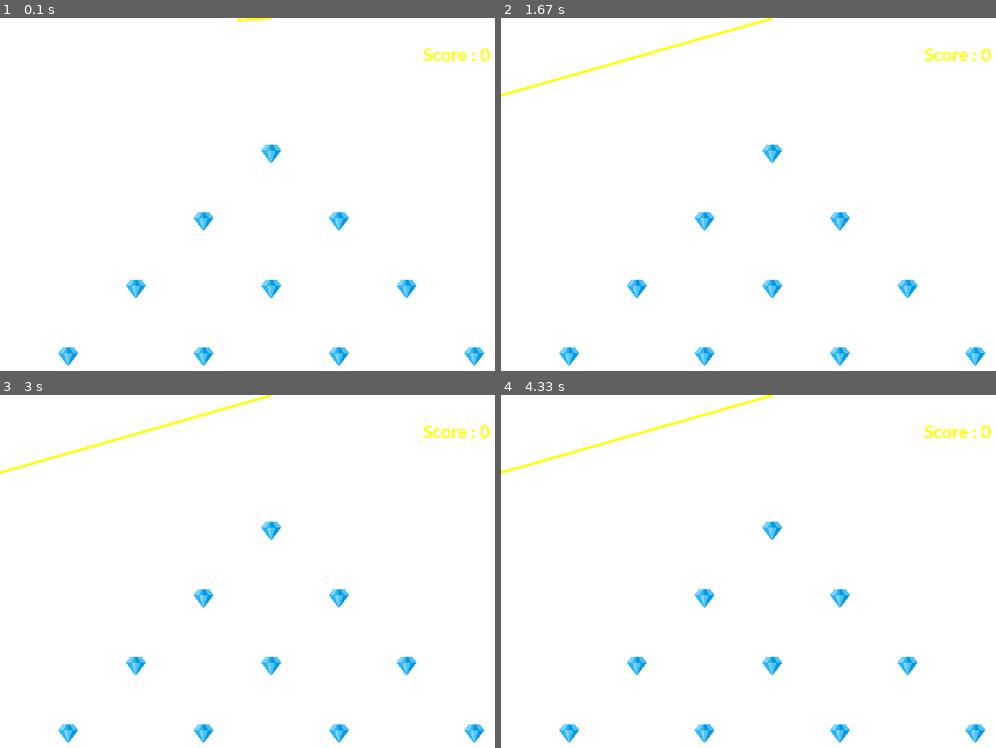
Above: before the commit, frames 1-4 (two rows, left to right).
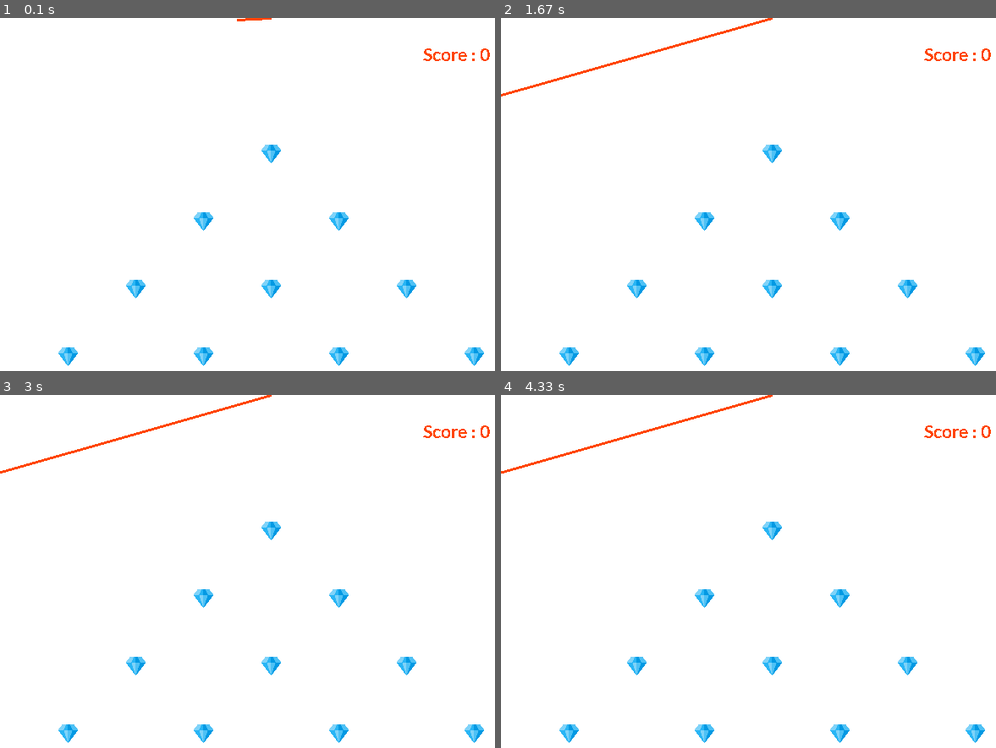
Above: after the commit, the same moments.

Repository: dttvn0010/python_tutorial
Game: pygame game, started from pygame/diamond_rush.py
Two runs of this game, one before a commit and one after it. Both use one fixed random seed, a clock stepped at 60 frames per second and the inputs below.
Inputs:
- Up to frame 1 (0.1 s): no input
- Up to frame 2 (1.67 s): hold Down 0.33-0.8 s; hold Down 0.83-1.2 s; hold Down 1.23-1.53 s
- Up to frame 3 (3 s): hold Down 2.3-2.67 s; hold Down from 2.7 s (still down)
- Up to frame 4 (4.33 s): release Down at 3 s; hold Down 3.03-3.4 s; hold Down 3.43-3.73 s; hold Down 3.77-4.13 s; hold Down from 4.17 s (still down)

The runs differ from the first frame. In frame 1, 0.2% of the frame differs, in the area x 47-99%, y 0-13%; in frame 2, 0.6%, in the area x 0-99%, y 0-23%; in frame 3, 0.6%; in frame 4, 0.6%.

Commit message:
Refractor

Diff:
--- a/pygame/diamond_rush.py
+++ b/pygame/diamond_rush.py
@@ -1,7 +1,7 @@
 import pygame, sys, math
 
 WHITE = 255, 255, 255
-YELLOW = 255, 255, 0
+ORANGE = 255, 69, 0
 
 screenX, screenY = 640, 480
 screen = pygame.display.set_mode((screenX, screenY))
@@ -16,12 +16,10 @@
 rod = 40
 angle = 0
 score = 0
-searching = True
-reaching = returning = False
-
 diamonds = [(80, 400), (240, 400), (400,400), (560, 400), (160,320), (320,320), (480, 320), (240, 240), (400,240), (320, 160)]
 
 clock = pygame.time.Clock()
+state = 'searching'
 
 while True:
     clock.tick(50)
@@ -31,51 +29,47 @@
             sys.exit()
 
         if event.type == pygame.KEYDOWN and event.key == pygame.K_DOWN:
-            searching = False
-            reaching = True
+            state = 'reaching'
 
     phi = abs(angle%360 - 180)/180. * math.pi
     x = screenX/2 + rod * math.cos(phi)
     y = rod * math.sin(phi)
 
-    if searching:
+    if state == 'searching':
         angle += 1
 
-    elif reaching:
+    elif state == 'reaching':
         caught = False
         for point in diamonds:
-            xi, yi = point
-            if abs(x-xi) + abs(y-yi) <= img_size/2:
+            if abs(x - point[0]) + abs(y - point[1]) <= img_size/2:
                 caught = True
                 diamonds.remove(point)
                 break
 
         rod += 5
         if rod >= 500 or caught:
-            reaching = False
-            returning = True
+            state = 'returning'
 
-    elif returning:
+    elif state == 'returning':
         rod -= 5
         if rod <= 40:
             if caught:
                 score += 1
 
             rod = 40
-            returning = False
-            searching = True
+            state = 'searching'
 
     screen.fill(WHITE)
 
     for (xi, yi) in diamonds:
         screen.blit(image, pygame.Rect(xi - img_size/2, yi - img_size/2, img_size, img_size))
 
-    pygame.draw.line(screen, YELLOW, (screenX/2, 0), (x, y), 3)
+    pygame.draw.line(screen, ORANGE, (screenX/2, 0), (x, y), 3)
 
-    if returning and caught:
+    if state == 'returning' and caught:
         screen.blit(image, pygame.Rect(x - img_size/2, y - img_size/2, img_size, img_size))
 
-    score_text = font.render("Score : " + str(score), False, YELLOW)
+    score_text = font.render("Score : " + str(score), False, ORANGE)
     screen.blit(score_text, (500, 30))
 
     pygame.display.flip()
